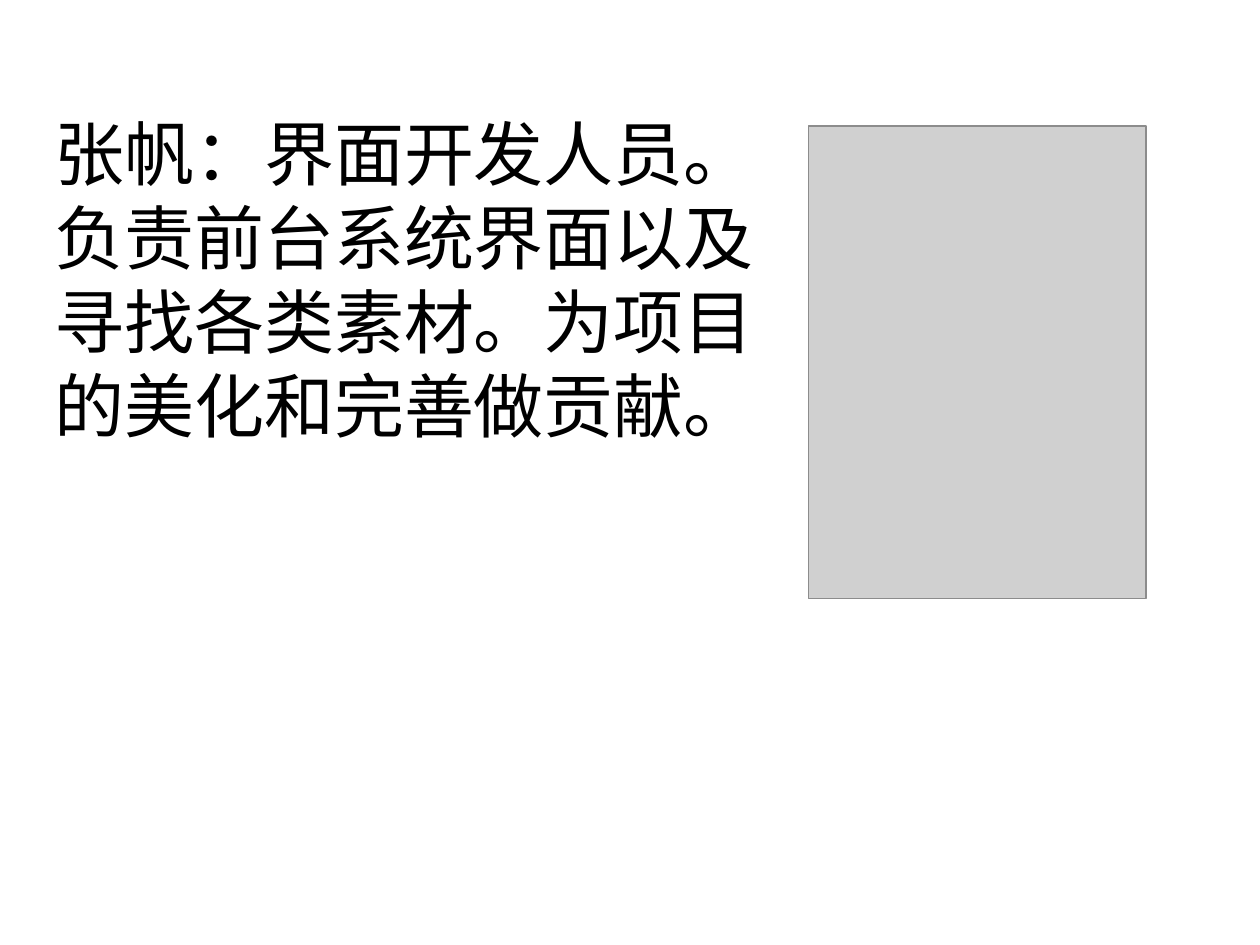
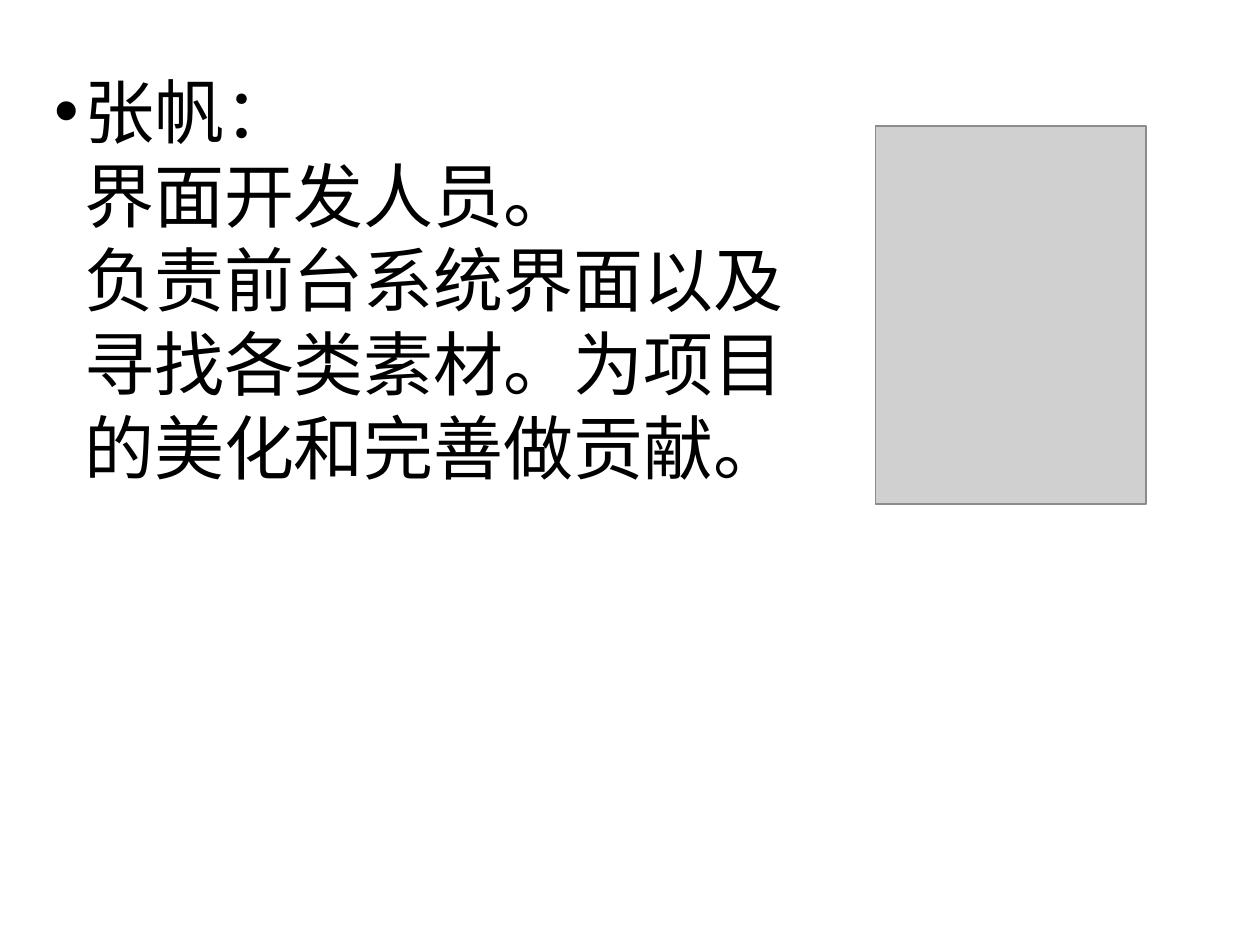
Before and after one commit to MengmengKang/ktv613, a slide deck: slide 20 of doc/KTV智能点播.ppt. Drawn at 1260x945 pixels with LibreOffice and Linux fonts; fonts in the diff are those of the drawing; grey boxes stand for pictures; background and template pictures are left out. Boxes give left, top, right and bottom in pixels: in the first picture for what was removed or moved away, otherwise in the second. Text is boxed around its words. In the diff, an @@ line names an element or a change of style, - is before the commit and + after.

```diff
--- a/doc/KTV智能点播.ppt
+++ b/doc/KTV智能点播.ppt
@@ title at <box>84,79,783,480</box>: text changed @@
-张帆：界面开发人员。
-负责前台系统界面以及
-寻找各类素材。为项目
-的美化和完善做贡献。
+• 张帆：
+  界面开发人员。
+  负责前台系统界面以及
+  寻找各类素材。为项目
+  的美化和完善做贡献。
@@ picture: place and size @@
-picture at <box>809,126,1147,598</box>
+picture at <box>876,126,1145,504</box>
```
Also in this commit, not shown: 3 other slides changed, 1 other file.
